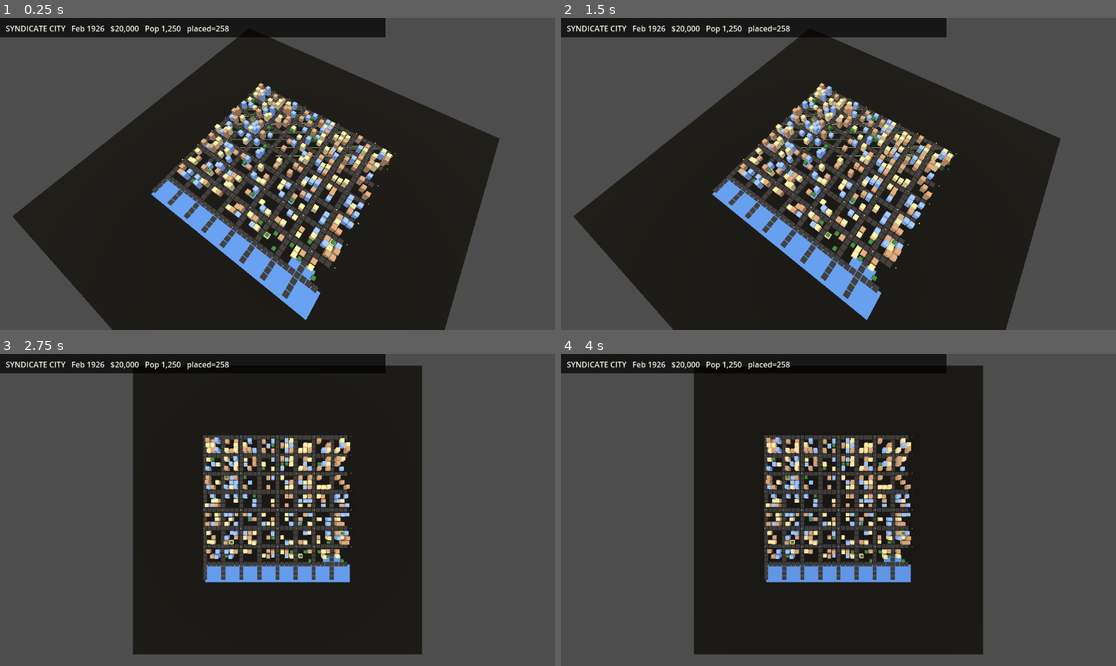
Above: before the commit, frames 1-4 (two rows, left to right).
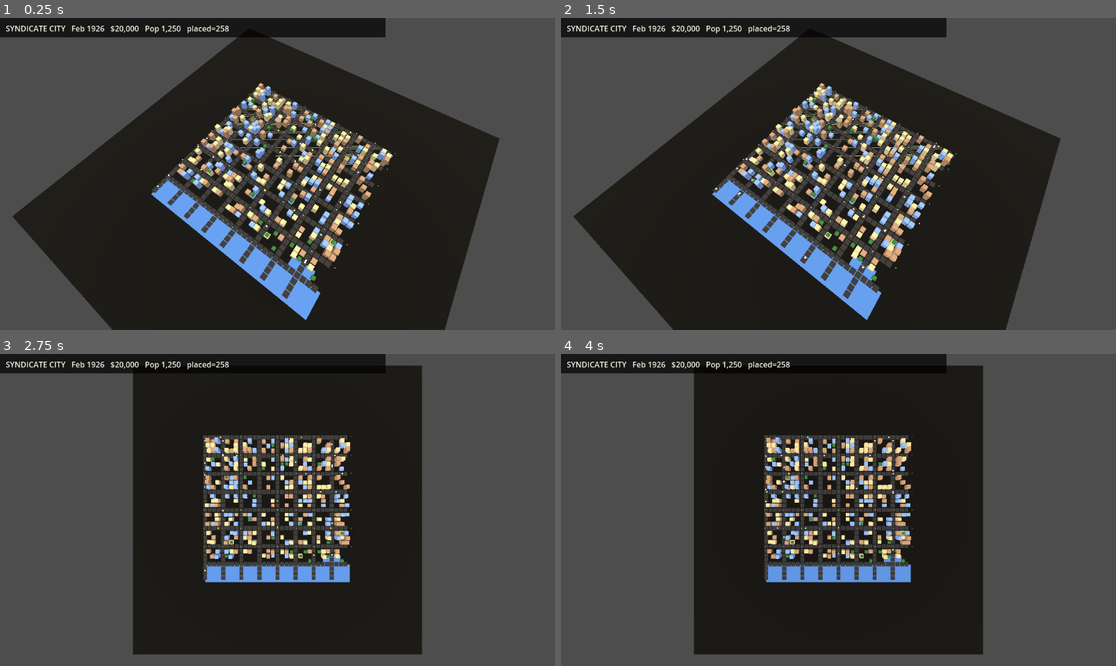
Above: after the commit, the same moments.

Repository: Fedgerick/syndicatecity-2d
Game: Godot game, scene res://main.tscn
Same seed, same stepped clock (60 frames per second), same inputs: the game is played once before the commit and once after it.
Inputs (mouse positions are in pixels of both pictures, inside the frame that each line leads up to):
- Up to frame 1 (0.25 s): no input
- Up to frame 2 (1.5 s): tap Enter at 0.5 s; move the mouse to (960, 158) at 0.52 s; tap T at 0.6, 1.35 s; click (960, 158) at 0.67 s; tap Space at 1.25 s; move the mouse to (727, 189) at 1.27 s; click (727, 189) at 1.42 s
- Up to frame 3 (2.75 s): tap Enter at 2 s; move the mouse to (333, 441) at 2.02 s; tap T at 2.1 s; click (333, 441) at 2.17 s
- Up to frame 4 (4 s): tap Space at 2.75 s; move the mouse to (810, 572) at 2.77 s; tap T at 2.85, 3.6 s; click (810, 572) at 2.92 s; move the mouse to (1005, 556) at 3.52 s; click (1005, 556) at 3.67 s

The runs differ from the first frame. In frame 1, less than 0.1% of the frame differs, in the area x 28-65%, y 27-79%; in frame 2, less than 0.1%, in the area x 27-69%, y 23-81%; in frame 3, less than 0.1%; in frame 4, less than 0.1%.

Commit message:
city: animated traffic dots along road grid
30 small emissive spheres travel along horizontal/vertical road paths,
giving the city visible movement. Day + lamp + window glow all live
simultaneously.

Diff:
--- a/main.gd
+++ b/main.gd
@@ -30,6 +30,7 @@
 	add_child(buildings_root)
 	_build_ground()
 	_build_water()
+	_build_traffic()
 	_build_trees()
 	_build_roads()
 	_build_initial_buildings()
@@ -58,6 +59,7 @@
 	_t = fmod(_t + delta * 0.02, 1.0)
 	_apply_time()
 	_refresh_hud()
+	_update_traffic(delta)
 
 
 func _unhandled_input(event: InputEvent) -> void:
@@ -314,3 +316,56 @@
 func _refresh_hud() -> void:
 	if hud_label:
 		hud_label.text = "SYNDICATE CITY   Feb 1926   $20,000   Pop 1,250   placed=%d" % placed_buildings.size()
+var traffic_dots: Array[MeshInstance3D] = []
+var traffic_paths: Array = []  # each = Array of Vector3 world positions
+
+
+func _build_traffic() -> void:
+	# Build horizontal road paths (every 4th row)
+	for z in range(0, GRID, ROAD_EVERY):
+		if z > GRID - 6:
+			continue
+		var path: Array[Vector3] = []
+		for x in range(0, GRID):
+			path.append(Vector3(_wx(x * CELL), 0.5, _wz(z * CELL)))
+		traffic_paths.append(path)
+	# Build vertical road paths
+	for x in range(0, GRID, ROAD_EVERY):
+		var path: Array[Vector3] = []
+		for z in range(0, GRID):
+			path.append(Vector3(_wx(x * CELL), 0.5, _wz(z * CELL)))
+		traffic_paths.append(path)
+	# Spawn dots
+	var rng := RandomNumberGenerator.new()
+	rng.seed = 99
+	for i in 30:
+		var path: Array = traffic_paths[rng.randi() % traffic_paths.size()]
+		var dot := MeshInstance3D.new()
+		var mesh := SphereMesh.new()
+		mesh.radius = 0.3
+		mesh.height = 0.6
+		dot.mesh = mesh
+		var mat := StandardMaterial3D.new()
+		var is_vert: bool = path[0].x == path[-1].x
+		mat.albedo_color = Color(0.9, 0.9, 0.6) if is_vert else Color(0.9, 0.7, 0.3)
+		mat.emission = mat.albedo_color
+		mat.emission_enabled = true
+		mat.emission_energy_multiplier = 1.5
+		dot.material_override = mat
+		add_child(dot)
+		dot.set_meta("path", path)
+		dot.set_meta("t", rng.randf())
+		traffic_dots.append(dot)
+
+
+func _update_traffic(delta: float) -> void:
+	for dot in traffic_dots:
+		var path: Array = dot.get_meta("path")
+		var t: float = dot.get_meta("t")
+		t = fmod(t + delta * 0.15, 1.0)
+		dot.set_meta("t", t)
+		var idx := int(t * (path.size() - 1))
+		var frac := t * (path.size() - 1) - idx
+		var a: Vector3 = path[idx]
+		var b: Vector3 = path[min(idx + 1, path.size() - 1)]
+		dot.position = a.lerp(b, frac)
Binary file added: screenshots/step8_traffic.png
